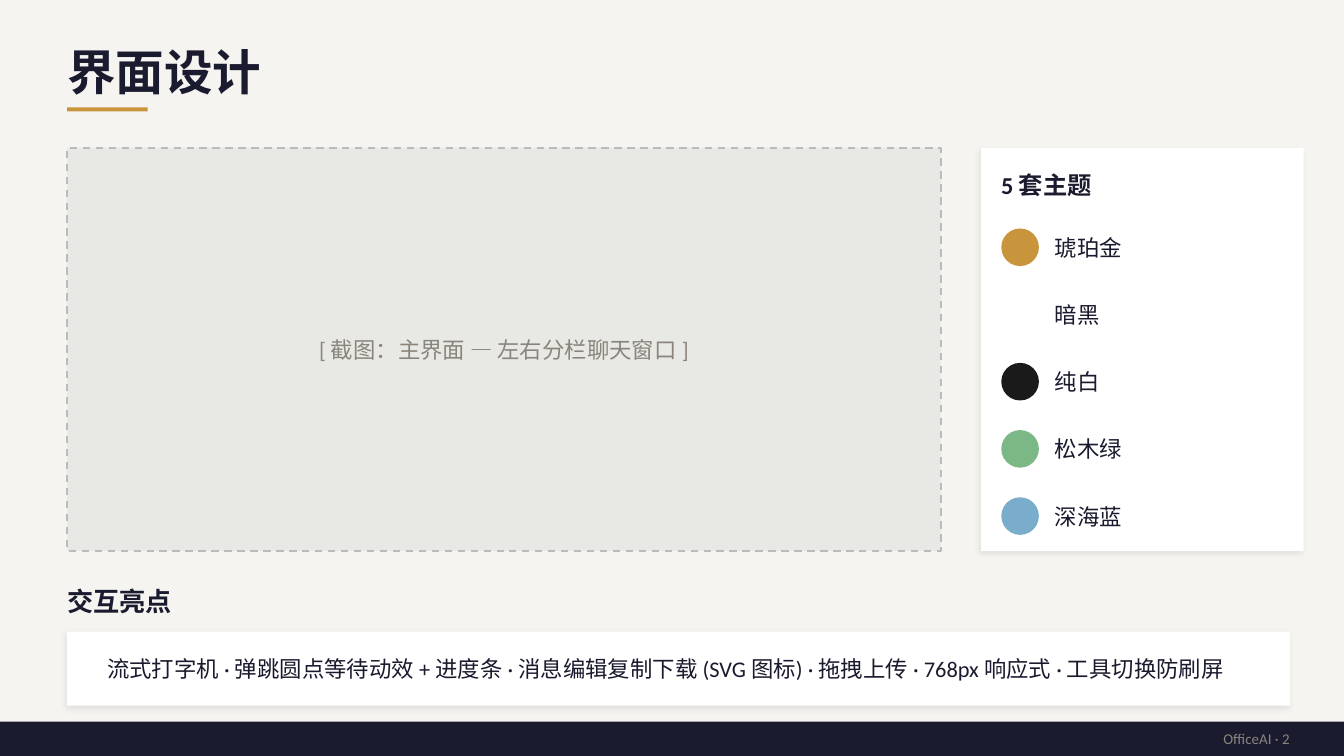
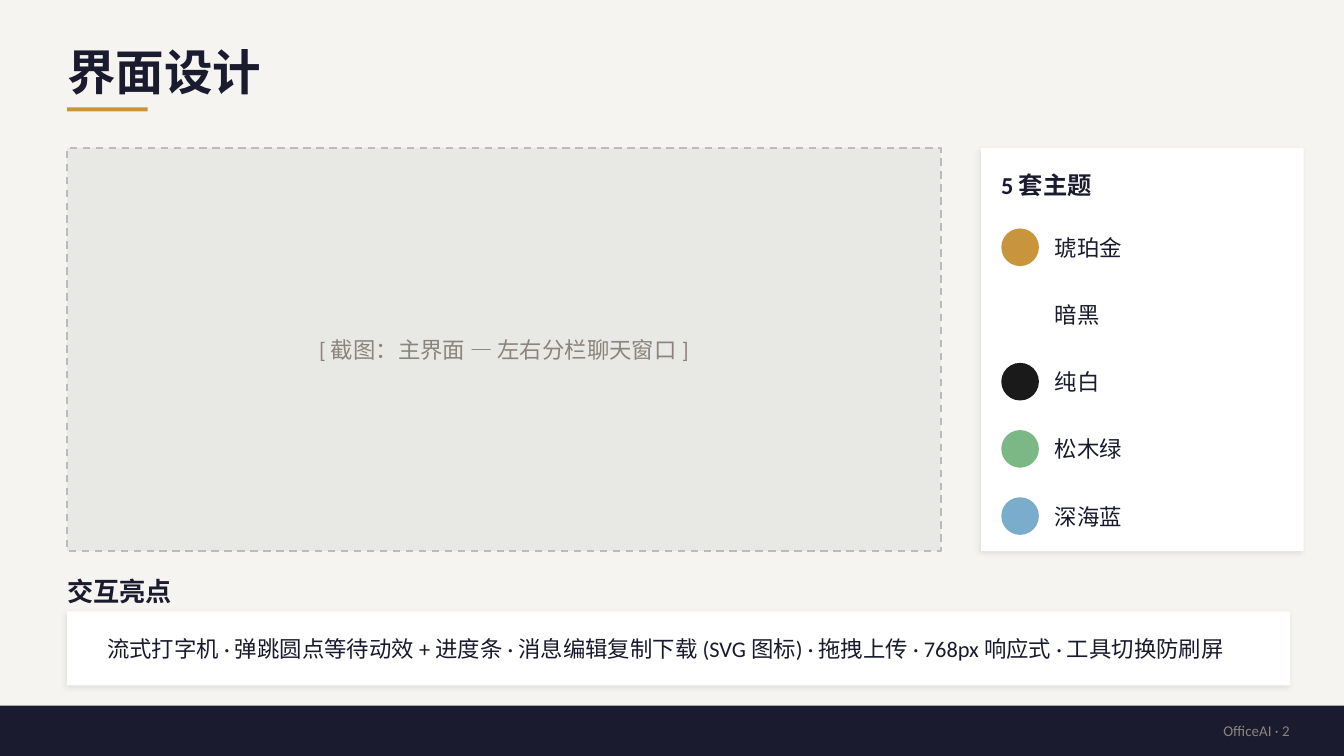
Before and after one commit to Sorcerer-A/hgls, a slide deck: slide 2 of docs/OfficeAI_项目汇报_v6.pptx. Drawn at 1344x756 pixels with LibreOffice and Linux fonts; fonts in the diff are those of the drawing. Boxes give left, top, right and bottom in pixels: in the first picture for what was removed or moved away, otherwise in the second. Text is boxed around its words. In the diff, an @@ line names an element or a change of style, - is before the commit and + after.

```diff
--- a/docs/OfficeAI_项目汇报_v6.pptx
+++ b/docs/OfficeAI_项目汇报_v6.pptx
@@ text "交互亮点": place and size @@
-text "交互亮点" at box(67, 588, 172, 614)
+text "交互亮点" at box(67, 578, 172, 604)
@@ rectangle: place and size @@
-rectangle at box(67, 632, 1290, 706)
+rectangle at box(67, 612, 1290, 685)
@@ text "流式打字机 · 弹跳圆点等待动效 + 进度条 ...": place and size @@
-text "流式打字机 · 弹跳圆点等待动效 + 进度条 ..." at box(107, 658, 1224, 681)
+text "流式打字机 · 弹跳圆点等待动效 + 进度条 ..." at box(107, 638, 1224, 661)
@@ rectangle: place and size @@
-rectangle at box(0, 722, 1344, 756)
+rectangle at box(0, 706, 1344, 756)
@@ text "OfficeAI · 2": place and size @@
-text "OfficeAI · 2" at box(1223, 734, 1290, 744)
+text "OfficeAI · 2" at box(1223, 726, 1290, 736)
```
Also in this commit, not shown: 5 other slides changed, 1 other file.
